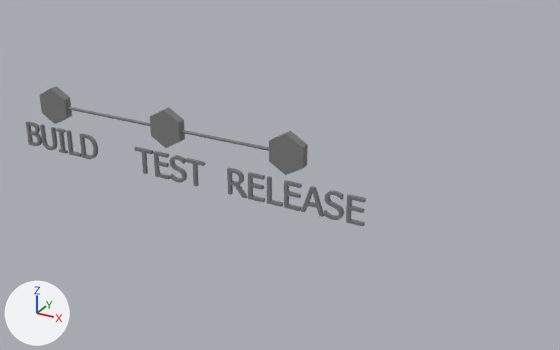
The glTF model GlTF/pipeline.gltf: old version first, new version second.
One viewpoint serves both versions: a camera (50 mm lens) standing at (3.98, -5.13, 3.51) and looking at (1.08, 0.14, 0.87). The axes (+X, +Y, +Z) are drawn at lower left. The lights are the same throughout. Where no turn or scale is listed for an object, it has been applied to the vertices. Vertices at the same position are counted once.

The scene before the commit, as lines of its bpy script (objects in view):
```python
ob_build = bpy.data.objects.new('BUILD', me_mesh_2)
ob_build.location = (0.0, 0.0, 0.0)
ob_mesh_1 = bpy.data.objects.new('Mesh_1', me_mesh_1)
ob_mesh_1.location = (0.0, 0.0, 0.0)
ob_mesh_5 = bpy.data.objects.new('Mesh_5', me_mesh_5)
ob_mesh_5.location = (0.0, 0.0, 0.0)
ob_mesh_7 = bpy.data.objects.new('Mesh_7', me_mesh_7)
ob_mesh_7.location = (0.0, 0.0, 0.0)
ob_release = bpy.data.objects.new('RELEASE', me_mesh_3)
ob_release.location = (0.0, 0.0, 0.0)
ob_test = bpy.data.objects.new('TEST', me_mesh_0)
ob_test.location = (0.0, 0.0, 0.0)
```
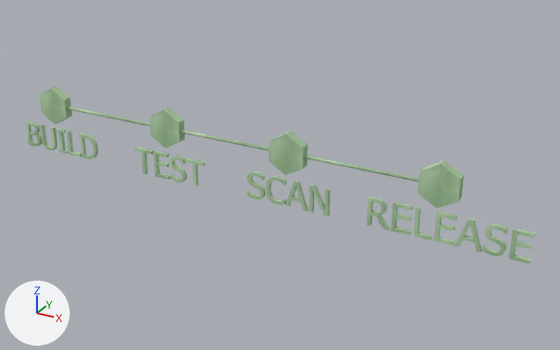
The newer file is also turned or shifted as a whole; pictures and numbers use the older file's frame.

Pixel boxes (x1, y1, x2, y2) of what changed, in the pictures (560 x 350 px; the box of a moved part takes in the faces that stretch with it):
'RELEASE', mesh moved
    before: (227, 168, 366, 226)
    after: (367, 196, 535, 264)
'Mesh_0', added (green)
    after: (418, 160, 464, 208)
'Mesh_5', deleted
    before: (269, 131, 308, 175)
'SCAN', added (green)
    after: (247, 171, 330, 216)
'Mesh_6', added (green)
    after: (269, 131, 308, 175)
'Mesh_9', added (green)
    after: (150, 107, 185, 148)
'Mesh_7', deleted
    before: (150, 107, 185, 148)
'Mesh_1', deleted
    before: (40, 86, 72, 124)
'Mesh_4', added (green)
    after: (40, 86, 72, 124)
'S2812-PF.002', added (green)
    after: (304, 155, 419, 182)
part 1 of me_mesh_2, moved or reshaped
    both: (26, 121, 98, 159)
part 2 of me_mesh_0, moved or reshaped
    both: (134, 147, 205, 186)

The change in detail:
Picture 'Image_0' (img_image_0) is new.
Material 'Wax 02' (mat_wax_02) is new.
Its texture is img_image_0.
Its metallic is 0.1.
Its roughness is 0.9.
me_mesh_0 has 190 vertices, 364 faces and spans x -0.33..0.418, y -0.03..0.0, z 0.667..0.914.
me_mesh_0 is used by ob_test; location (0.0, 0.0, 0.0).
me_mesh_0 no longer uses material mat_default_material (grey #808080).
me_mesh_0 part 2: the whole mesh is moved by (0.0, 0.0, -0.001).
me_mesh_0 now uses material mat_wax_02 (picture img_image_0).
me_mesh_2 has 298 vertices, 588 faces and spans x -1.67..-0.791, y -0.03..0.0, z 0.68..0.922.
me_mesh_2 is used by ob_build; location (0.0, 0.0, 0.0).
me_mesh_2 no longer uses material mat_default_material (grey #808080).
me_mesh_2 part 1: the whole mesh is moved by (0.0, 0.0, -0.001).
me_mesh_2 now uses material mat_wax_02 (picture img_image_0).
me_mesh_3 has 310 vertices, 600 faces and spans x 0.662..1.921, y -0.03..0.0, z 0.666..0.913.
me_mesh_3 is used by ob_release; location (0.0, 0.0, 0.0).
me_mesh_3 no longer uses material mat_default_material (grey #808080).
me_mesh_3 part 3: the whole mesh is moved by (1.289, 0.0, 0.022).
me_mesh_3 now uses material mat_wax_02 (picture img_image_0).
Mesh me_mesh_10 is new.
It has 280 vertices, 548 faces and spans x 0.207..0.964, y -0.03..0.0, z 0.017..0.264.
It uses material mat_wax_02 (picture img_image_0).
Mesh me_mesh_9 is new.
It is a 6-sided cylinder along y spanning x -0.804..-0.492, y 0.0..0.08, z 0.291..0.651.
It uses material mat_wax_02 (picture img_image_0).
Mesh me_mesh_6_1 is new.
It is a 6-sided cylinder along y spanning x 0.404..0.716, y 0.0..0.08, z 0.288..0.648.
It uses material mat_wax_02 (picture img_image_0).
Mesh me_mesh_5_1 is new.
It has 97 vertices, 216 faces and spans x 0.706..1.706, y 0.026..0.054, z 0.454..0.482.
Faces by material slot: [168, 48].
It uses material mat_default_material (grey #808080).
It uses material mat_wax_02 (picture img_image_0).
Mesh me_mesh_4_1 is new.
It is a 6-sided cylinder along y spanning x -2.116..-1.804, y 0.0..0.08, z 0.288..0.648.
It uses material mat_wax_02 (picture img_image_0).
Mesh me_mesh_0_1 is new.
It is a 6-sided cylinder along y spanning x 1.684..1.996, y 0.0..0.08, z 0.288..0.648.
It uses material mat_wax_02 (picture img_image_0).
Object 'Mesh_1' (ob_mesh_1) is deleted.
Object 'Mesh_5' (ob_mesh_5) is deleted.
Object 'Mesh_7' (ob_mesh_7) is deleted.
Object 'SCAN' (ob_scan) is new; it shows me_mesh_10.
Its location is (0.65, 0.0, 0.664).
Object 'Mesh_9' (ob_mesh_9) is new; it shows me_mesh_9.
Its location is (0.65, 0.0, 0.664).
Object 'Mesh_6' (ob_mesh_6) is new; it shows me_mesh_6_1.
Its location is (0.65, 0.0, 0.664).
Object 'S2812-PF.002' (ob_s2812_pf_002) is new; it shows me_mesh_5_1.
Its location is (0.65, 0.0, 0.664).
Object 'Mesh_4' (ob_mesh_4) is new; it shows me_mesh_4_1.
Its location is (0.65, 0.0, 0.664).
Object 'Mesh_0' (ob_mesh_0) is new; it shows me_mesh_0_1.
Its location is (0.65, 0.0, 0.664).
